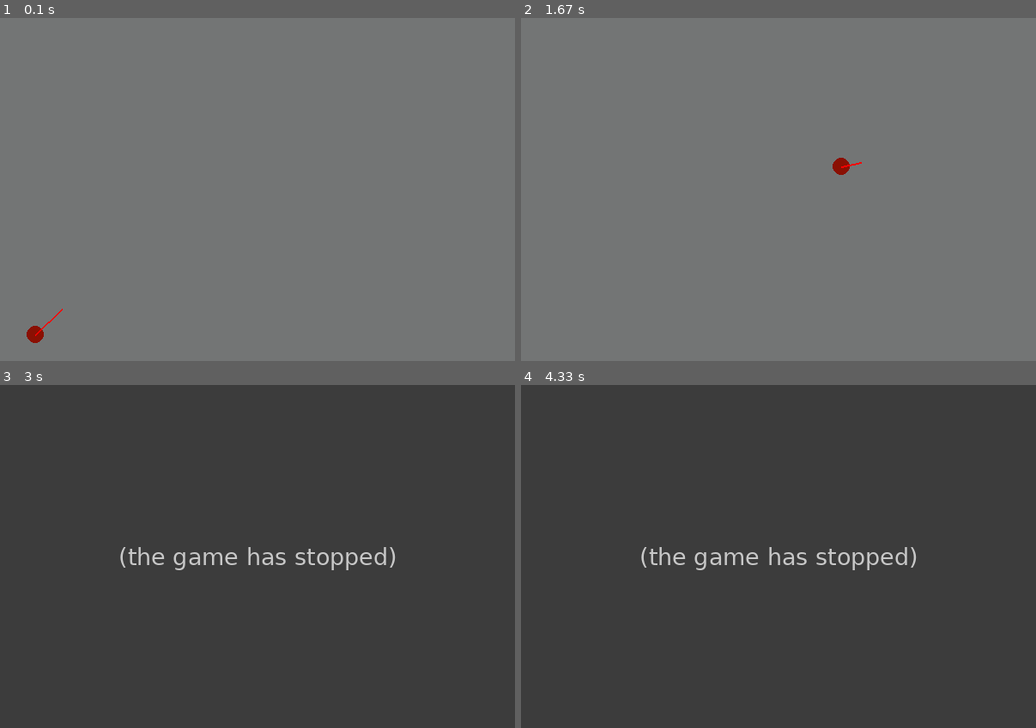
Above: before the commit, frames 1-4 (two rows, left to right).
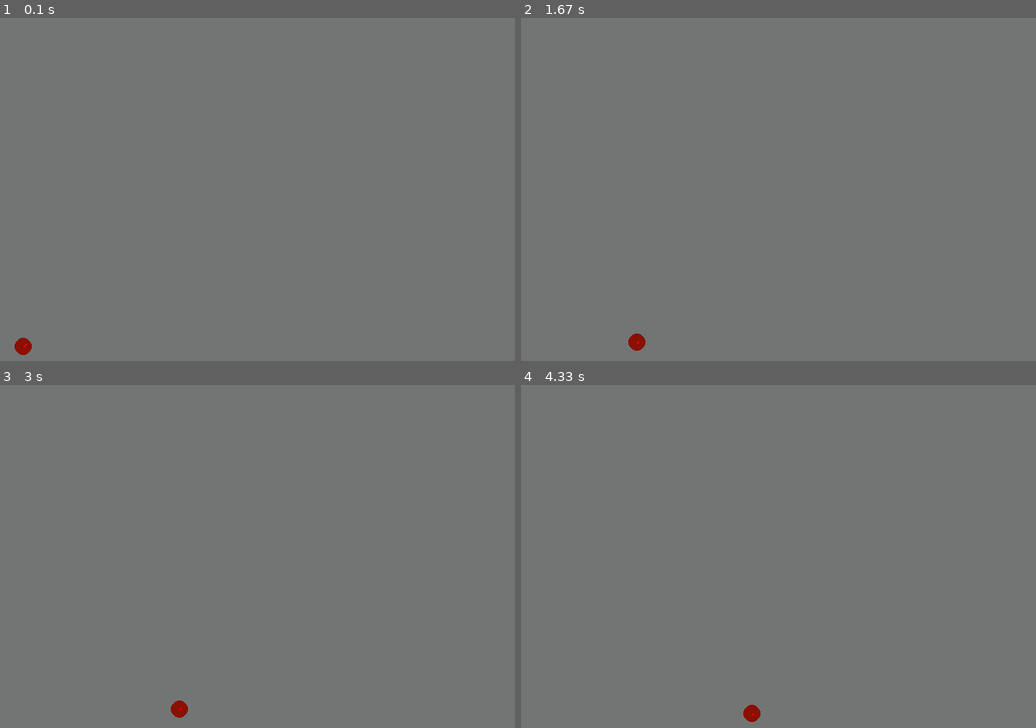
Above: after the commit, the same moments.

Repository: heterhum/Tout-mes-projet-python
Game: pygame game, started from physic.py
The game is run twice, just before and just after one commit, with the same random seed, the same clock (stepped at 60 frames per second) and the same inputs.
Inputs:
- Up to frame 1 (0.1 s): no input
- Up to frame 2 (1.67 s): no input
- Up to frame 3 (3 s): no input
- Up to frame 4 (4.33 s): no input

The runs differ from the first frame. In frame 1, 0.3% of the frame differs, in the area x 2-13%, y 84-99%; in frame 2, 0.3%; in frame 3, 100%, in the area x 0-100%, y 0-100%; in frame 4, 100%.
Error before the commit: IndexError: list index out of range (physic.py line 361); the game stopped at 2.92 s (later frames are placeholders)

Commit message:
i TONTOUIB eptf

Diff:
--- a/physic.py
+++ b/physic.py
@@ -14,7 +14,6 @@
 screen = pygame.display.set_mode((WIDTH, HEIGHT))
 clock = pygame.time.Clock()
 FPS = 120
-
 
 running = True
 
@@ -63,7 +62,6 @@
 
         norme=self.norme(NewV)
         NewV=self.Vnormale(NewV,norme)
-
         obj1.update(velocity=obj1.coefResti*obj1.velocity,Vdirector=NewV)
         newxy=self.gravVcalc(obj1)
         return newxy
@@ -96,7 +94,7 @@
         self.r = r
         self._velocity=0 # m/s
         self._masse=1 # kg
-        self.coefResti=0.2 #0.83
+        self.coefResti=0.83 #0.83
         self._Ecin=(1/2)*self.masse*self.velocity**2
         self.Vdirector=(1,0)
         self.objectsclass=objet
@@ -174,8 +172,9 @@
         lSend=[]
         for y in range(topTo,botTo+1):
             for x in range(leftTo,rightTo+1):
-                lSend.append((x,y))
-                self.objectsclass.addContainer(self,x,y)
+                if 0<=x<TAILLEX and 0<=y<TAILLEY:
+                    lSend.append((x,y))
+                    self.objectsclass.addContainer(self,x,y)
 
         if self.boxPosPrec != []:
                 for i in self.boxPosPrec:
@@ -185,17 +184,40 @@
         self.boxPosPrec=lSend
         return
 
-    def tuchWall(self,x,y,obj):
+    def tuchWall(self,x,y):
         if not (0<=self.x+self.r<=WIDTH and 0<=self.y+self.r<=HEIGHT and 0<=self.x-self.r<=WIDTH and 0<=self.y-self.r<=HEIGHT) :
+            if self.x+self.r>WIDTH:
+                obj=mur("droite")
+                self.x=WIDTH-self.r
+            if self.x-self.r<0:
+                obj=mur("gauche")
+                self.x=self.r
+            if self.y+self.r>HEIGHT:
+                obj=mur("bas")
+                self.y=HEIGHT-self.r
+            if self.y-self.r<0:
+                obj=mur("haut")
+                self.y=self.r
+
             if self.cooldowncheck():
                 newxy=self.physic.Collimur(self,obj)
                 self.x=newxy[0]
                 self.y=newxy[1]
                 self.cooldownstart()
                 print("boing")
-            elif self.tuchwall>=10:
+                print(self.Vdirector,self.velocity)
+                print(self.y+self.r)
+                if self.velocity<0.7 and self.y>=HEIGHT-self.r-1:
+                    print("stuck")
+                    self.velocity=0
+                    self.Vdirector=(0,0)
+                    self.y=HEIGHT-self.r
+            elif self.velocity<0.7 and self.y>=HEIGHT-self.r-1:
                 print("stuck")
                 self.velocity=0
+                self.Vdirector=(0,0)
+                self.y=HEIGHT-self.r
+
         else:
             self.x=x
             self.y=y
@@ -210,59 +232,19 @@
         if u != []:
             for i in u:
                 uh=self.objectsclass.objectmap[i]
-                match type(uh):
+                match uh:
                     case mur():
-                        self.tuchWall(x,y,uh)
-                        print("mur")
+                        self.tuchWall(x,y)
+
                     case circle():
-                        print("circle")
+
                         pass
                     case _:
-                        print("rien")
                         self.x=x
                         self.y=y
         else:
             self.x=x
             self.y=y
-
-#                if type(uh) == mur:
-#                    if not (0<=self.x+self.r<=WIDTH and 0<=self.y+self.r<=HEIGHT and 0<=self.x-self.r<=WIDTH and 0<=self.y-self.r<=HEIGHT) :
-#                        if self.cooldowncheck():
-#                            newxy=self.physic.Collimur(self,uh)
-#                            self.x=newxy[0]
-#                            self.y=newxy[1]
-#                            self.cooldownstart()
-#                            print("boing")
-#                        elif self.tuchwall>=10:
-#                            print("stuck")
-#                            self.velocity=0
-#                    else:
-#                        self.x=x
-#                        self.y=y
-#
-#
-#                elif type(uh) == circle:
-#                    pass
-#                    #self.physic.collision(self,uh) #TO DO
-#                else:
-#
-#                    self.x=x
-#                    self.y=y
-#
-#        else:
-#
-#            self.x=x
-#            self.y=y
-
-        #if 0<=x+self.r<=WIDTH and 0<=y+self.r<=HEIGHT and 0<=x-self.r<=WIDTH and 0<=y-self.r<=HEIGHT:
-        #    self.x=x
-        #    self.y=y
-        #
-        #else: #a tapé mur
- #
-        #
-        #    self.boxPosPrec
-        #    self.update(velocity=self.coefResti*self.velocity,Vdirector=(0,0))
         return
 
 class mur():
@@ -270,6 +252,7 @@
         self.d = d
         self.vnorm=self.getVector()
         self.velocity=0
+        self.Vdirector=(0,0)
 
     def getVector(self):
         if self.d == "droite":
@@ -351,7 +334,7 @@
 
     def movveAll(self):
         for i in self.objectmap.values():
-            if i.velocity!=0:
+            if i.Vdirector!=(0,0) :
                 i.moove()
         return
 
@@ -379,8 +362,9 @@
 #c1=circle(500,390,10)
 Objects.addObject(c)
 #Objects.addObject(c1)
-c.update(velocity=30,Vdirector=(1/np.sqrt(1**2+1**2),1/np.sqrt(1**2+1**2)))
+c.update(velocity=10,Vdirector=(1/np.sqrt(1**2+1**2),1/np.sqrt(1**2+1**2)))
 #c1.update(velocity=40,Vdirector=(-1/np.sqrt(1**2+1**2),1/np.sqrt(1**2+1**2)))
+
 
 while running:
     screen.fill((115, 117, 117))
